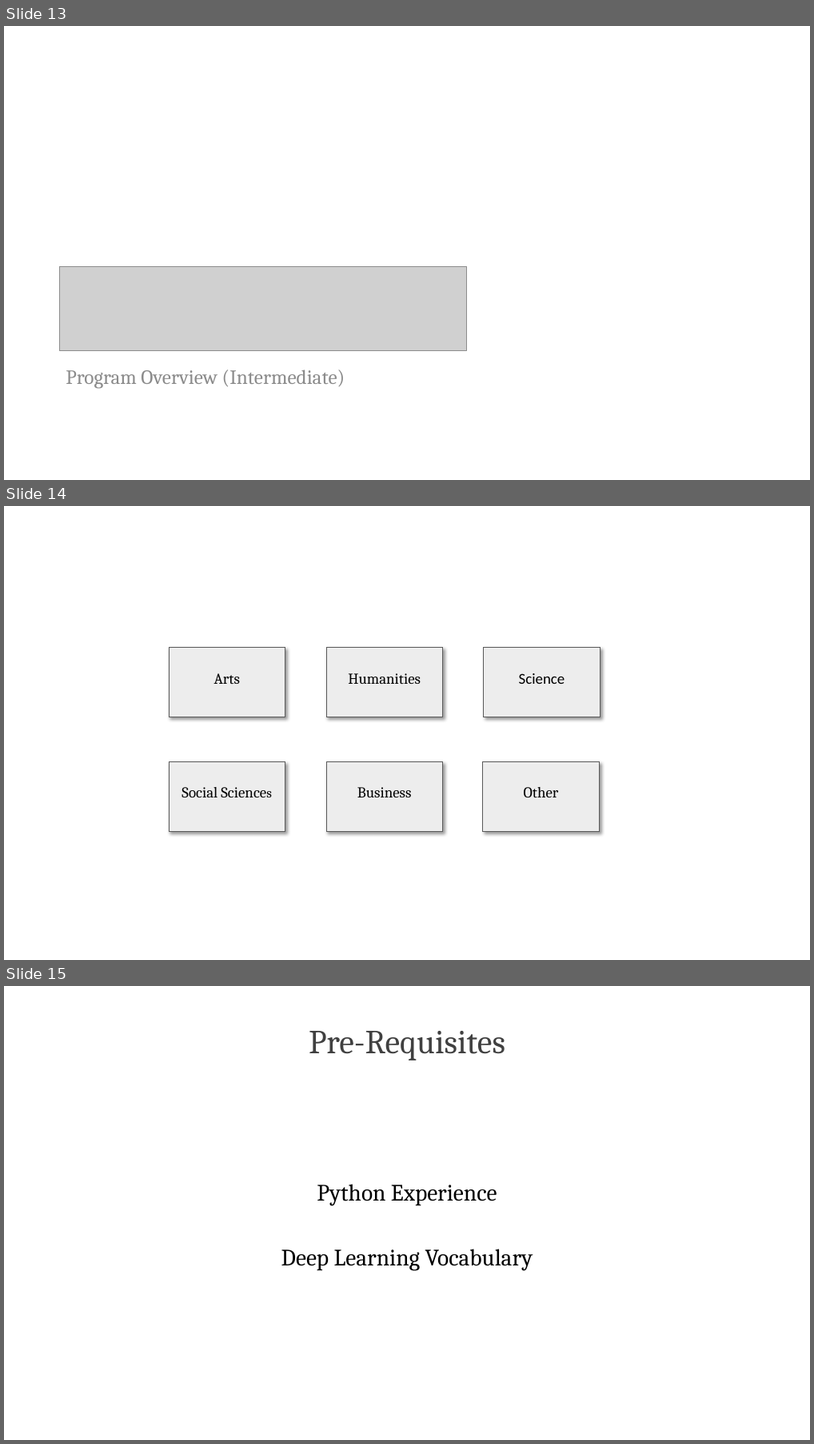
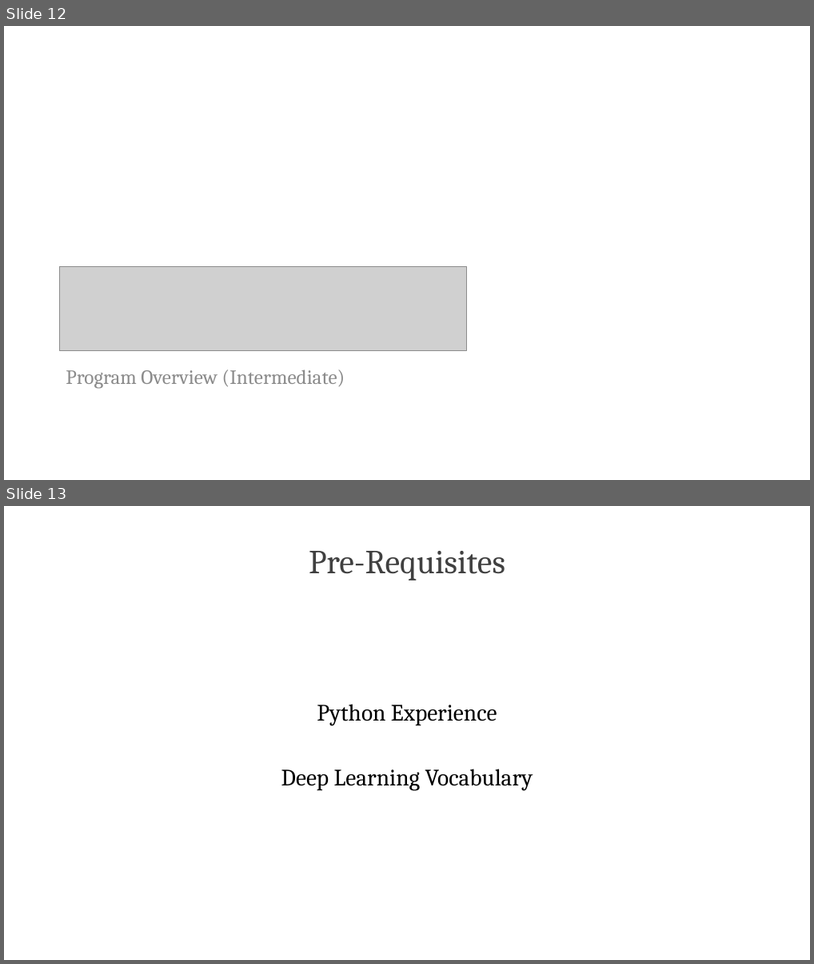
Before and after one commit to PracticumAI/what_is_ai, a slide deck: presentations/01_practicum_intro.pptx. Shown one above the other, each under a label of ours: slides 13, 14 and 15 before the commit, slides 12 and 13 after it. The pictures are 814x1444 and 814x964 pixels, drawn with LibreOffice and Linux fonts; fonts in the diff are those of the drawing; grey boxes stand for pictures. Boxes give left, top, right and bottom in pixels: in the first picture for what was removed or moved away, otherwise in the second. Text is boxed around its words. In the diff, an @@ line names an element or a change of style, - is before the commit and + after.

```diff
--- a/presentations/01_practicum_intro.pptx
+++ b/presentations/01_practicum_intro.pptx
@@ slide 14 removed at box(4, 506, 810, 960), background #FFFFFF @@
@@ rectangle removed at box(169, 648, 286, 717) @@
-Arts
@@ rectangle removed at box(326, 648, 442, 717) @@
-Humanities
@@ rectangle removed at box(484, 648, 601, 717) @@
-Science
@@ rectangle removed at box(169, 762, 286, 832) @@
-Social Sciences
@@ rectangle removed at box(326, 762, 442, 832) @@
-Business
@@ rectangle removed at box(483, 762, 599, 832) @@
-Other
@@ what was slide 13 is now slide 12 @@
@@ what was slide 15 is now slide 13 @@
```
Also in this commit, not shown: 1 slide changed, 1 slide added, 2 other slides removed.
